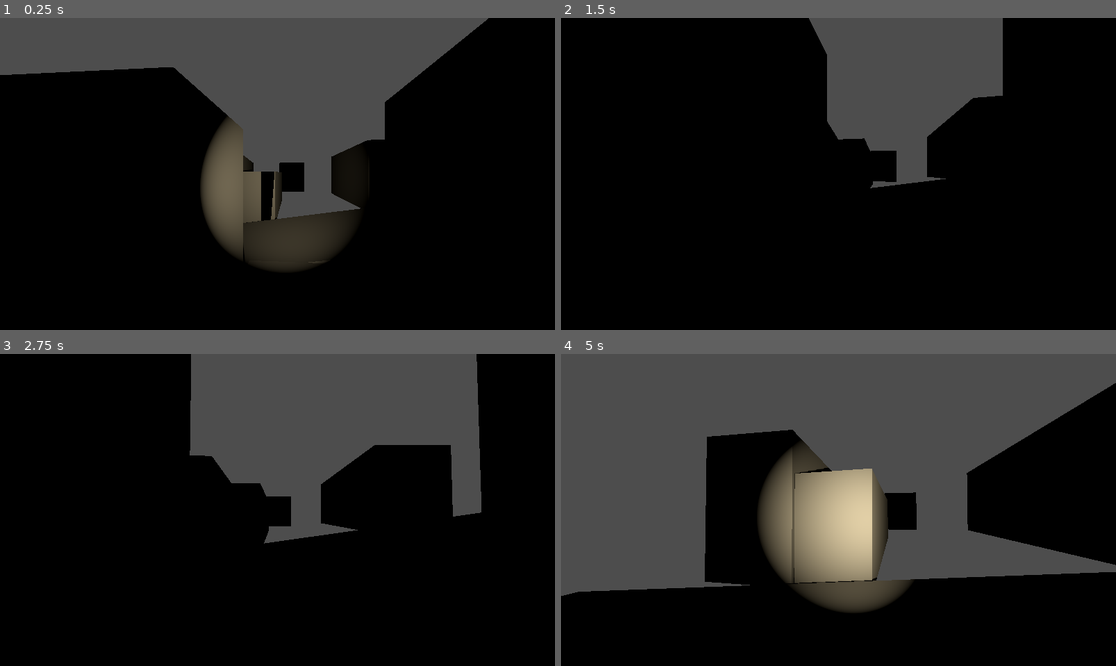
Above: before the commit, frames 1-4 (two rows, left to right).
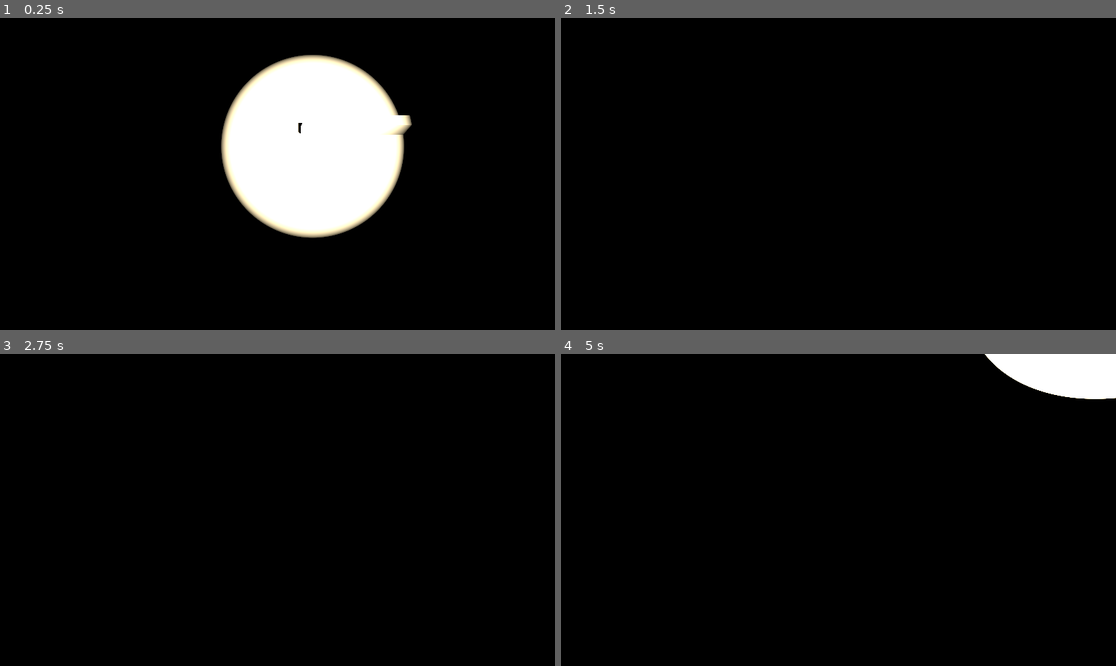
Above: after the commit, the same moments.

Repository: AlexYud/descarrilado
Game: Godot game, scene res://scenes/Main.tscn
Same seed, same stepped clock (60 frames per second), same inputs: the game is played once before the commit and once after it. Sound files missing from this copy of the repository are replaced by a short silence.
Inputs (mouse positions are in pixels of both pictures, inside the frame that each line leads up to):
- Up to frame 1 (0.25 s): no input
- Up to frame 2 (1.5 s): move the mouse to (866, 174) at 0.52 s; hold Ctrl (crouch) 0.53-1.28 s; hold W (up) from 0.53 s (still down); tap Space (jump) at 0.77 s; move the mouse to (810, 174) at 1.27 s; click (810, 174) at 1.35 s
- Up to frame 3 (2.75 s): keep holding W (up); tap Space (jump) at 1.52 s; move the mouse to (288, 503) at 2.02 s; hold Shift (sprint) from 2.03 s (still down)
- Up to frame 4 (5 s): keep holding W (up); move the mouse to (832, 516) at 2.77 s; release Shift (sprint) at 2.78 s; tap Ctrl (crouch) at 2.85 s; tap Space (jump) at 3.02, 3.77, 4.52 s; move the mouse to (877, 513) at 3.52 s; click (877, 513) at 3.6 s; move the mouse to (794, 506) at 4.27 s; tap Shift (sprint) at 4.35 s

The runs differ from the first frame. In frame 1, 34% of the frame differs, in the area x 0-88%, y 0-82%; in frame 2, 12%; in frame 3, 21%; in frame 4, 58%, in the area x 0-100%, y 0-83%.

Commit message:
add julianas house bedroom blockout

Diff:
--- a/scenes/Main.tscn
+++ b/scenes/Main.tscn
@@ -3,10 +3,19 @@
 [ext_resource type="PackedScene" uid="uid://bak8ltrhbmlv5" path="res://scenes/CSGStairMaker3D.tscn" id="1_elqb8"]
 [ext_resource type="PackedScene" uid="uid://dajciuejb4dh2" path="res://scenes/Player.tscn" id="1_rvslj"]
 
+[sub_resource type="StandardMaterial3D" id="StandardMaterial3D_rarhs"]
+
+[sub_resource type="StandardMaterial3D" id="StandardMaterial3D_vcsgt"]
+albedo_color = Color(1, 0, 0, 1)
+
+[sub_resource type="StandardMaterial3D" id="StandardMaterial3D_rvslj"]
+
+[sub_resource type="StandardMaterial3D" id="StandardMaterial3D_0bbpv"]
+
 [node name="Main" type="Node3D" unique_id=357131378]
 
 [node name="Player" parent="." unique_id=604324590 instance=ExtResource("1_rvslj")]
-transform = Transform3D(1, 0, 0, 0, 1, 0, 0, 0, 1, 0, 3.278954, -7.1867476)
+transform = Transform3D(1, 0, 0, 0, 1, 0, 0, 0, 1, -4.826897, 4.317574, 2.962279)
 
 [node name="SceneStructure" type="Node3D" parent="." unique_id=691403289]
 
@@ -101,6 +110,70 @@
 operation = 2
 size = Vector3(0.9, 2.1, 0.9)
 
+[node name="Furniture" type="CSGCombiner3D" parent="SceneStructure/JulianasHouse" unique_id=1610140195]
+
+[node name="Bedroom" type="CSGCombiner3D" parent="SceneStructure/JulianasHouse/Furniture" unique_id=262018230]
+
+[node name="Bed" type="CSGBox3D" parent="SceneStructure/JulianasHouse/Furniture/Bedroom" unique_id=1400682703]
+transform = Transform3D(1, 0, 0, 0, 1, 0, 0, 0, 1, -3.5835857, 3.7740068, 1.8618522)
+size = Vector3(1.9, 0.5, 0.9)
+material = SubResource("StandardMaterial3D_rarhs")
+
+[node name="Desk" type="CSGBox3D" parent="SceneStructure/JulianasHouse/Furniture/Bedroom" unique_id=511542568]
+transform = Transform3D(1, 0, 0, 0, 1, 0, 0, 0, 1, -4.1471806, 3.9273882, 4.42895)
+size = Vector3(2.0256152, 0.8, 0.609375)
+material = SubResource("StandardMaterial3D_rarhs")
+
+[node name="Chair" type="CSGBox3D" parent="SceneStructure/JulianasHouse/Furniture/Bedroom" unique_id=277048628]
+transform = Transform3D(1, 0, 0, 0, 1, 0, 0, 0, 1, -4.1192737, 3.8326128, 3.7450686)
+size = Vector3(0.57942873, 0.6104492, 0.5253906)
+material = SubResource("StandardMaterial3D_rarhs")
+
+[node name="Wardrobe" type="CSGBox3D" parent="SceneStructure/JulianasHouse/Furniture/Bedroom" unique_id=1388647919]
+transform = Transform3D(1, 0, 0, 0, 1, 0, 0, 0, 1, -5.941142, 4.582362, 2.20797)
+size = Vector3(0.6500659, 2.1099486, 1.6611328)
+material = SubResource("StandardMaterial3D_rarhs")
+
+[node name="Nightstand" type="CSGBox3D" parent="SceneStructure/JulianasHouse/Furniture/Bedroom" unique_id=939856221]
+transform = Transform3D(-4.371139e-08, 0, 1, 0, 1, 0, -1, 0, -4.371139e-08, -2.8398566, 3.8512788, 2.8416378)
+size = Vector3(1.0148672, 0.6446899, 0.40344238)
+material = SubResource("StandardMaterial3D_rarhs")
+
+[node name="Lamp" type="CSGBox3D" parent="SceneStructure/JulianasHouse/Furniture/Bedroom" unique_id=2113003499]
+transform = Transform3D(-4.371139e-08, 0, 1, 0, 1, 0, -1, 0, -4.371139e-08, -2.8757625, 4.389763, 4.370618)
+size = Vector3(0.2898496, 1.7216583, 0.29205322)
+material = SubResource("StandardMaterial3D_rarhs")
+
+[node name="Laptop" type="CSGBox3D" parent="SceneStructure/JulianasHouse/Furniture/Bedroom" unique_id=716293059]
+transform = Transform3D(-0.110150695, 0, 0.9939149, 0, 1, 0, -0.9939149, 0, -0.110150695, -4.038059, 4.4478135, 4.450264)
+size = Vector3(0.237, 0.237, 0.362)
+material = SubResource("StandardMaterial3D_rarhs")
+
+[node name="Cup" type="CSGBox3D" parent="SceneStructure/JulianasHouse/Furniture/Bedroom" unique_id=483155229]
+transform = Transform3D(0.94421554, 0, -0.32932812, 0, 1, 0, 0.32932812, 0, 0.94421554, -4.484163, 4.3807497, 4.3779006)
+size = Vector3(0.067, 0.095, 0.067)
+material = SubResource("StandardMaterial3D_rarhs")
+
+[node name="Trash" type="CSGBox3D" parent="SceneStructure/JulianasHouse/Furniture/Bedroom" unique_id=930082480]
+transform = Transform3D(0.98695713, 0, -0.16098376, 0, 1, 0, 0.16098376, 0, 0.98695713, -5.325687, 3.7082548, 4.572918)
+size = Vector3(0.25, 0.35, 0.25)
+material = SubResource("StandardMaterial3D_rarhs")
+
+[node name="Guitar" type="CSGBox3D" parent="SceneStructure/JulianasHouse/Furniture/Bedroom" unique_id=812460156]
+transform = Transform3D(-4.2451628e-08, 0.23834701, 0.9711801, 1.04184785e-08, 0.9711801, -0.23834701, -1, 0, -4.371139e-08, -2.8757625, 4.0787067, 3.737113)
+size = Vector3(0.38, 1, 0.1)
+material = SubResource("StandardMaterial3D_rarhs")
+
+[node name="Shelf" type="CSGBox3D" parent="SceneStructure/JulianasHouse/Furniture/Bedroom" unique_id=588677403]
+transform = Transform3D(1, 0, 0, 0, 1, 0, 0, 0, 1, -3.6289663, 5.116036, 1.5368191)
+size = Vector3(2.0256152, 0.06308594, 0.3083496)
+material = SubResource("StandardMaterial3D_rarhs")
+
+[node name="Cellphone" type="CSGBox3D" parent="SceneStructure/JulianasHouse/Furniture/Bedroom" unique_id=627639791]
+transform = Transform3D(0.16267155, 0.9866802, -4.3129162e-08, 0, -4.371139e-08, -1, -0.9866802, 0.16267155, -7.1106028e-09, -2.8444085, 4.1851993, 2.6809413)
+size = Vector3(0.076, 0.164, 0.009)
+material = SubResource("StandardMaterial3D_vcsgt")
+
 [node name="Streets" type="Node3D" parent="SceneStructure" unique_id=1041921014]
 
 [node name="Ground1" type="CSGBox3D" parent="SceneStructure/Streets" unique_id=1495871503]
@@ -327,6 +400,12 @@
 
 [node name="Furniture" type="CSGCombiner3D" parent="SceneStructure/SophiasHouse" unique_id=494958877]
 
-[node name="CSGBox3D" type="CSGBox3D" parent="SceneStructure/SophiasHouse/Furniture" unique_id=1673713487]
+[node name="Couch" type="CSGBox3D" parent="SceneStructure/SophiasHouse/Furniture" unique_id=1673713487]
 transform = Transform3D(1, 0, 0, 0, 1, 0, 0, 0, 1, 3.105854, 0.82819784, 4.2673225)
 size = Vector3(0.7866211, 0.6335449, 2.5666351)
+material = SubResource("StandardMaterial3D_rvslj")
+
+[node name="CSGBox3D" type="CSGBox3D" parent="SceneStructure/SophiasHouse/Furniture" unique_id=1308621442]
+transform = Transform3D(1, 0, 0, 0, 1, 0, 0, 0, 1, -2.3168914, 1.8957688, 4.1759834)
+size = Vector3(0.19, 0.7, 1.25)
+material = SubResource("StandardMaterial3D_0bbpv")
--- a/scenes/Player.tscn
+++ b/scenes/Player.tscn
@@ -22,10 +22,11 @@
 
 [node name="MeshInstance3D" type="MeshInstance3D" parent="." unique_id=2052677781]
 transform = Transform3D(0.5, 0, 0, 0, 0.5, 0, 0, 0, 0.5, 0, 0, 0)
+visible = false
 mesh = SubResource("CapsuleMesh_tm2b5")
 
 [node name="Head" type="Node3D" parent="." unique_id=607507967]
-transform = Transform3D(1, 0, 0, 0, 1, 0, 0, 0, 1, 0, 1.26693, -0.013838)
+transform = Transform3D(1, 0, 0, 0, 1, 0, 0, 0, 1, 0, 0.75, -0.014)
 
 [node name="Camera3D" type="Camera3D" parent="Head" unique_id=608416810]
 
--- a/scripts/Player.gd
+++ b/scripts/Player.gd
@@ -74,7 +74,7 @@
 	if event is InputEventMouseMotion:
 		head_y_axis += event.relative.x * cameraSensitivity
 		camera_x_axis += event.relative.y * cameraSensitivity
-		camera_x_axis = clamp(camera_x_axis, -35.0, 35.0)
+		camera_x_axis = clamp(camera_x_axis, -35.0, 60.0)
 
 	if Input.is_key_pressed(KEY_ESCAPE):
 		get_tree().quit()
